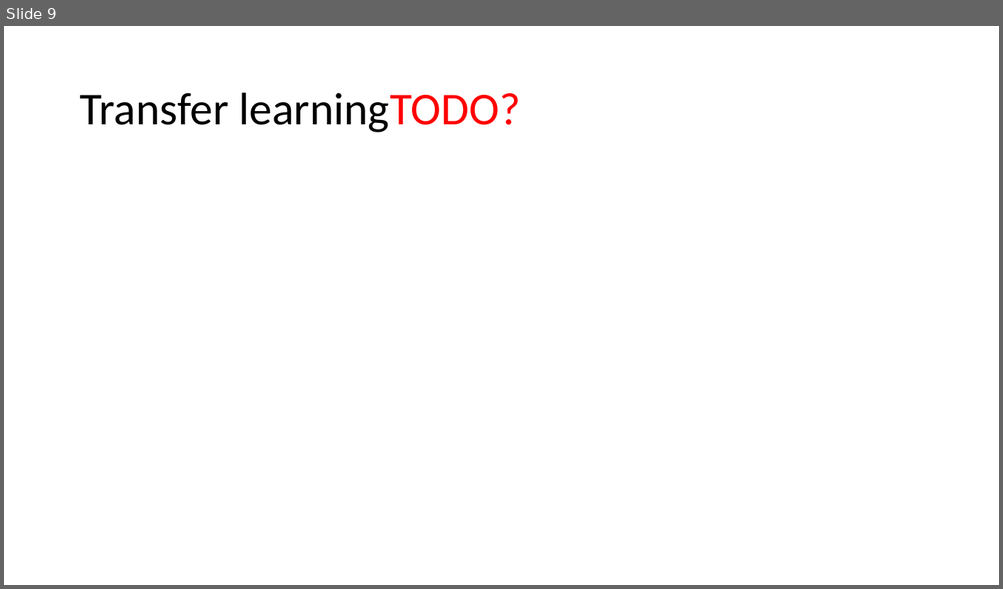
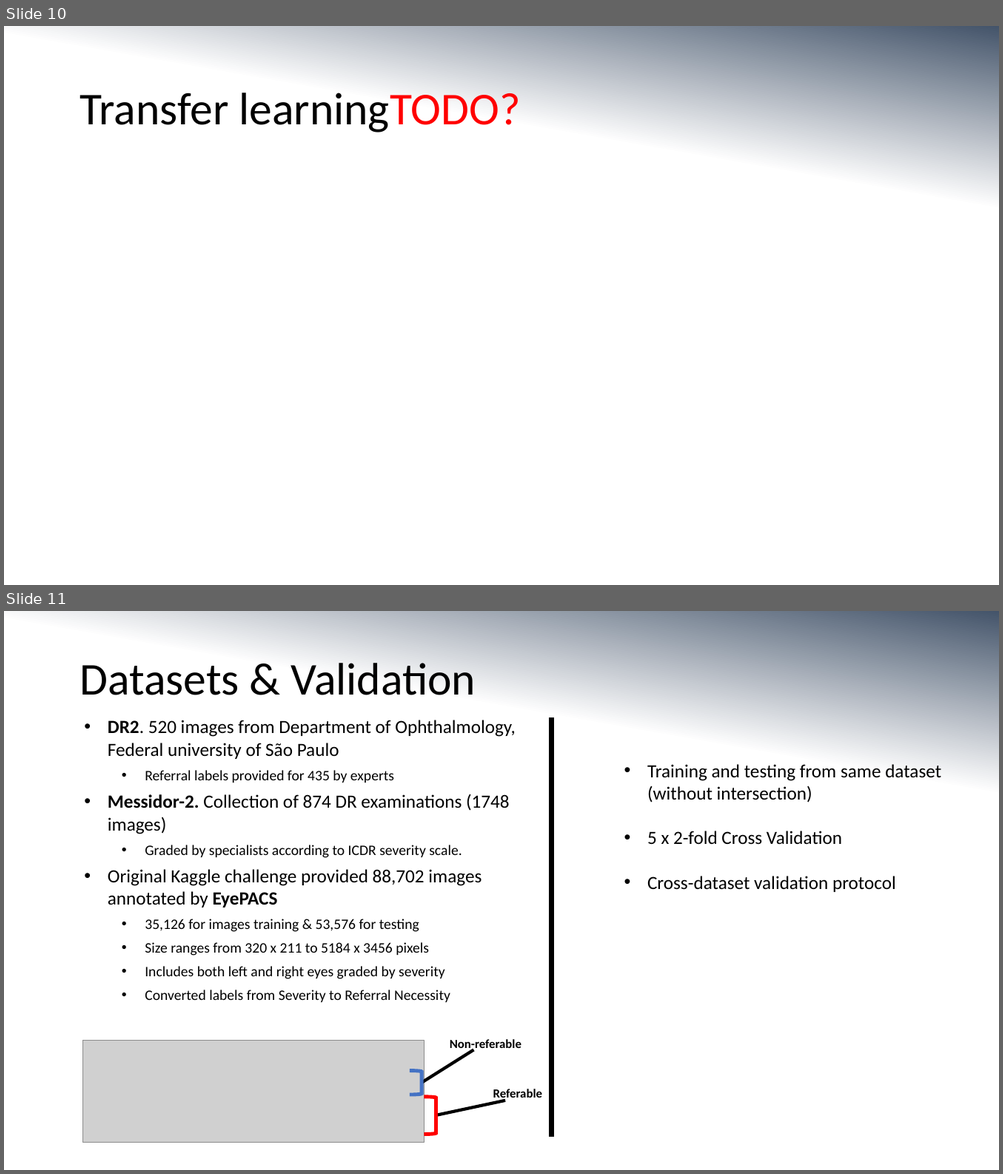
Before and after one commit to MorganMWJ/sem1020-paper-presentations, a slide deck: dr_slides.pptx. Shown one above the other, each under a label of ours: slide 9 before the commit, slides 10 and 11 after it. The pictures are 1003x589 and 1003x1174 pixels, drawn with LibreOffice and Linux fonts; fonts in the diff are those of the drawing; grey boxes stand for pictures. Boxes give left, top, right and bottom in pixels: in the first picture for what was removed or moved away, otherwise in the second. Text is boxed around its words. In the diff, an @@ line names an element or a change of style, - is before the commit and + after.

Commit message:
Added images, content and background

```diff
--- a/dr_slides.pptx
+++ b/dr_slides.pptx
@@ slide 11 added at box(4, 611, 999, 1170), background gradient #44546A to #FFFFFF @@
@@ title added at box(79, 663, 476, 695), 44 pt, text #000000 @@
+Datasets & Validation
@@ text added at box(108, 720, 515, 1002), 14 pt, text #000000 @@
+• DR2. 520 images from Department of Ophthalmology, Federal university of São Paulo
+  • Referral labels provided for 435 by experts
+• Messidor-2. Collection of 874 DR examinations (1748 images)
+  • Graded by specialists according to ICDR severity scale.
+• Original Kaggle challenge provided 88,702 images annotated by EyePACS
+  • 35,126 for images training & 53,576 for testing
+  • Size ranges from 320 x 211 to 5184 x 3456 pixels
+  • Includes both left and right eyes graded by severity
+  • Converted labels from Severity to Referral Necessity
@@ line added from (551, 718) to (551, 1138), #000000 5 pt @@
@@ text added at box(647, 764, 941, 892), 18 pt, text #000000 @@
+• Training and testing from same dataset (without intersection)
+• 5 x 2-fold Cross Validation
+• Cross-dataset validation protocol
@@ picture added at box(82, 1041, 424, 1144) @@
@@ line added from (422, 1083) to (473, 1051), #000000 3 pt @@
@@ text added at box(449, 1039, 521, 1051), 12 pt, text #000000, bold @@
+Non-referable
@@ right bracket added at box(410, 1071, 422, 1095), outline #4472C4 3.5 pt @@
@@ right bracket added at box(424, 1097, 436, 1135), outline #FF0000 3.5 pt @@
@@ text added at box(493, 1089, 542, 1101), 12 pt, text #000000, bold @@
+Referable
@@ line added from (435, 1116) to (506, 1101), #000000 3 pt @@
@@ what was slide 9 is now slide 10 @@
@@ slide 10 changed as well @@
@@ background #FFFFFF to gradient #44546A to #FFFFFF @@
```
Also in this commit, not shown: 8 other slides changed, 2 other slides added, 2 slides removed, 4 other files.
